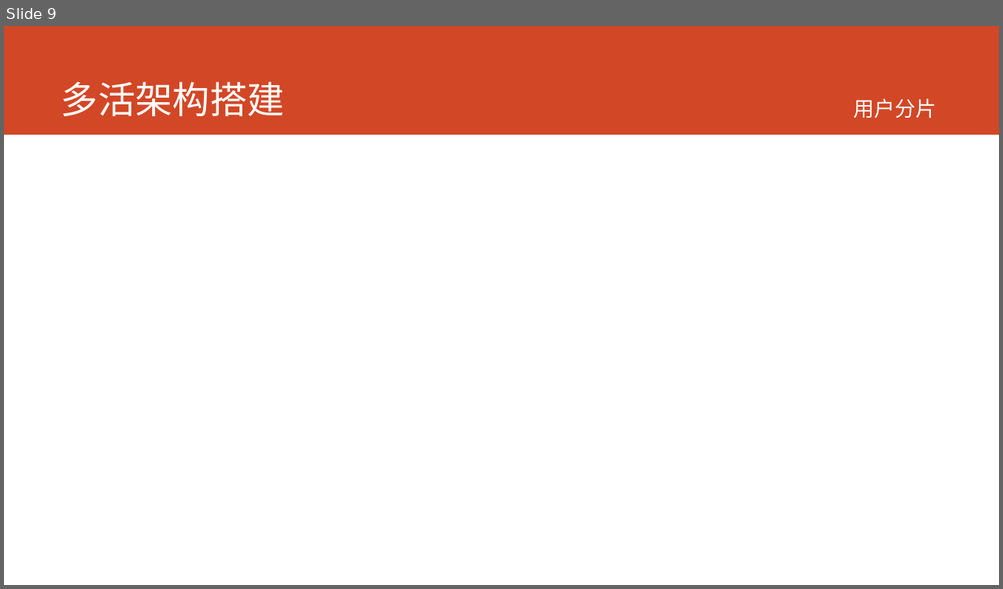
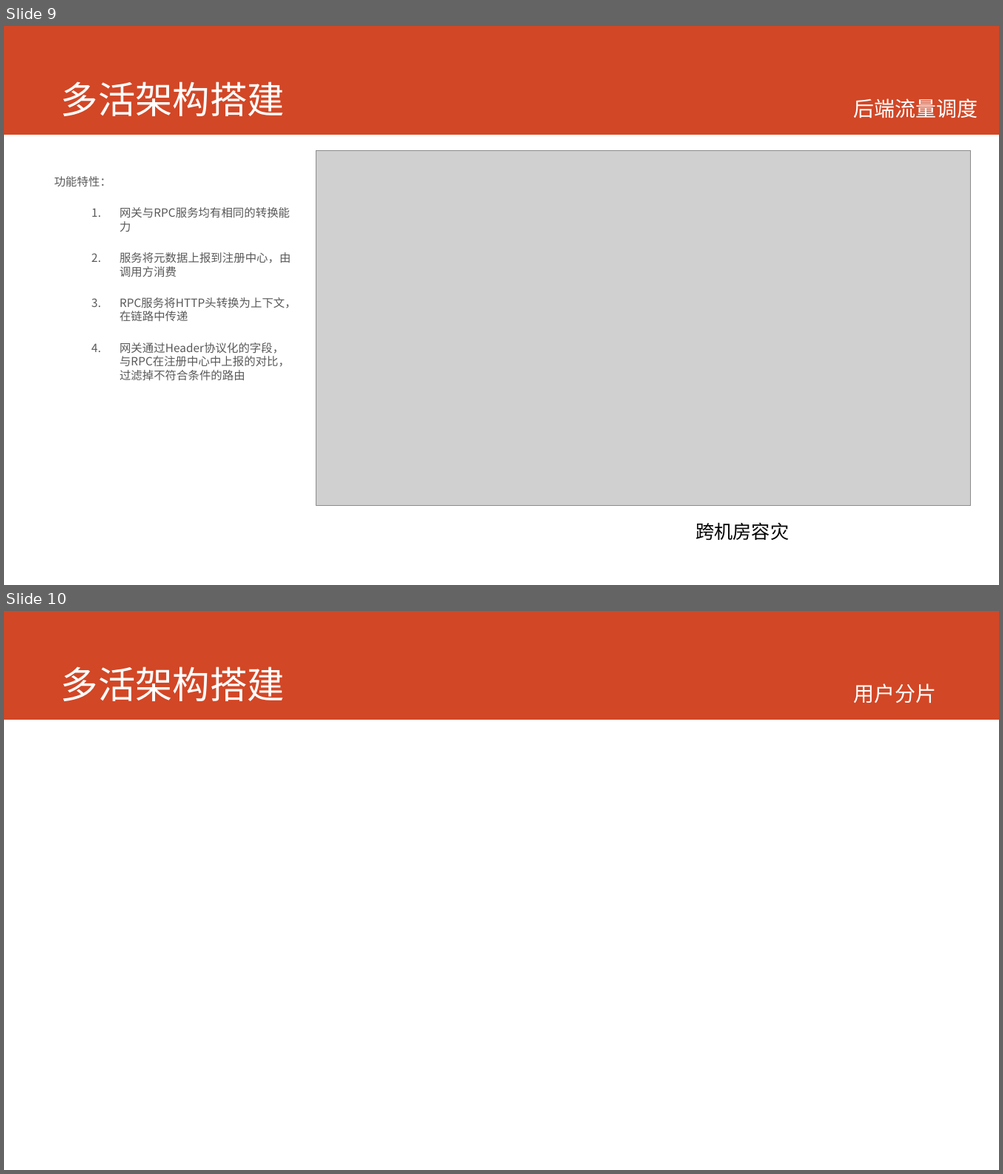
Before and after one commit to printfcoder/printfcoder, a slide deck: job/me/个人介绍.pptx. Shown one above the other, each under a label of ours: slide 9 before the commit, slides 9 and 10 after it. The pictures are 1003x589 and 1003x1174 pixels, drawn with LibreOffice and Linux fonts; fonts in the diff are those of the drawing; grey boxes stand for pictures. Boxes give left, top, right and bottom in pixels: in the first picture for what was removed or moved away, otherwise in the second. Text is boxed around its words. In the diff, an @@ line names an element or a change of style, - is before the commit and + after.

Commit message:
多活

```diff
--- a/job/me/个人介绍.pptx
+++ b/job/me/个人介绍.pptx
@@ slide 9 added at (4, 26, 999, 585), background #FFFFFF; not listed: 1 template element that a slide beside it also shows @@
@@ title added at (61, 82, 284, 116), 36 pt, text #FFFFFF @@
+多活架构搭建
@@ text added at (853, 99, 977, 118), 20 pt, text #FFFFFF @@
+后端流量调度
@@ picture added at (316, 150, 971, 506) @@
@@ text added at (54, 176, 296, 380), 11 pt, text #595959 @@
+功能特性：
+  1. 网关与RPC服务均有相同的转换能力
+  2. 服务将元数据上报到注册中心，由调用方消费
+  3. RPC服务将HTTP头转换为上下文，在链路中传递
+  4. 网关通过Header协议化的字段，与RPC在注册中心中上报的对比，过滤掉不符合条件的路由
@@ text added at (695, 523, 788, 540), 18 pt, text #000000 @@
+跨机房容灾
@@ what was slide 9 is now slide 10 @@
```
Also in this commit, not shown: 1 slide changed, 1 slide removed, 1 other file.
